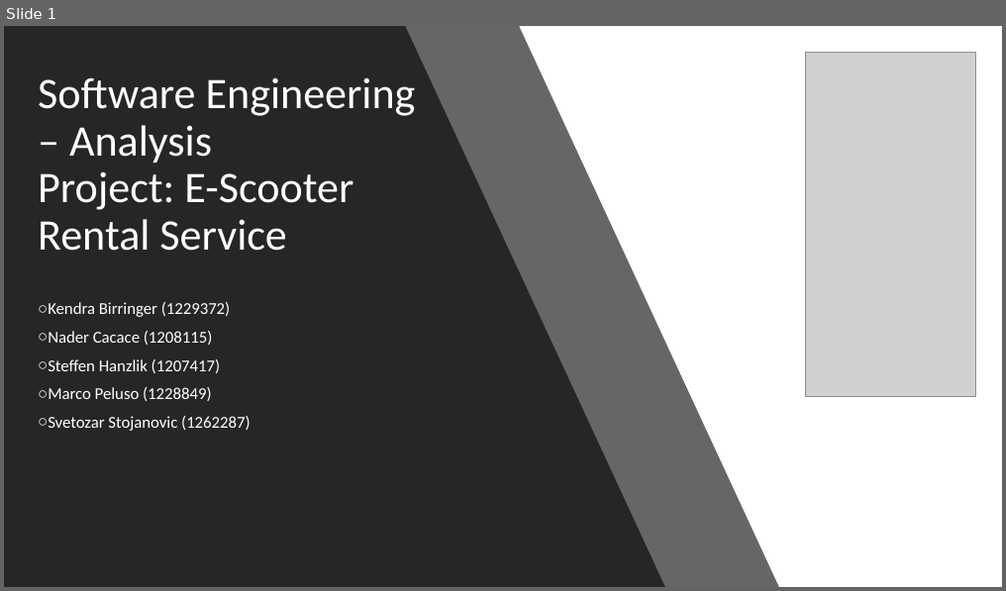
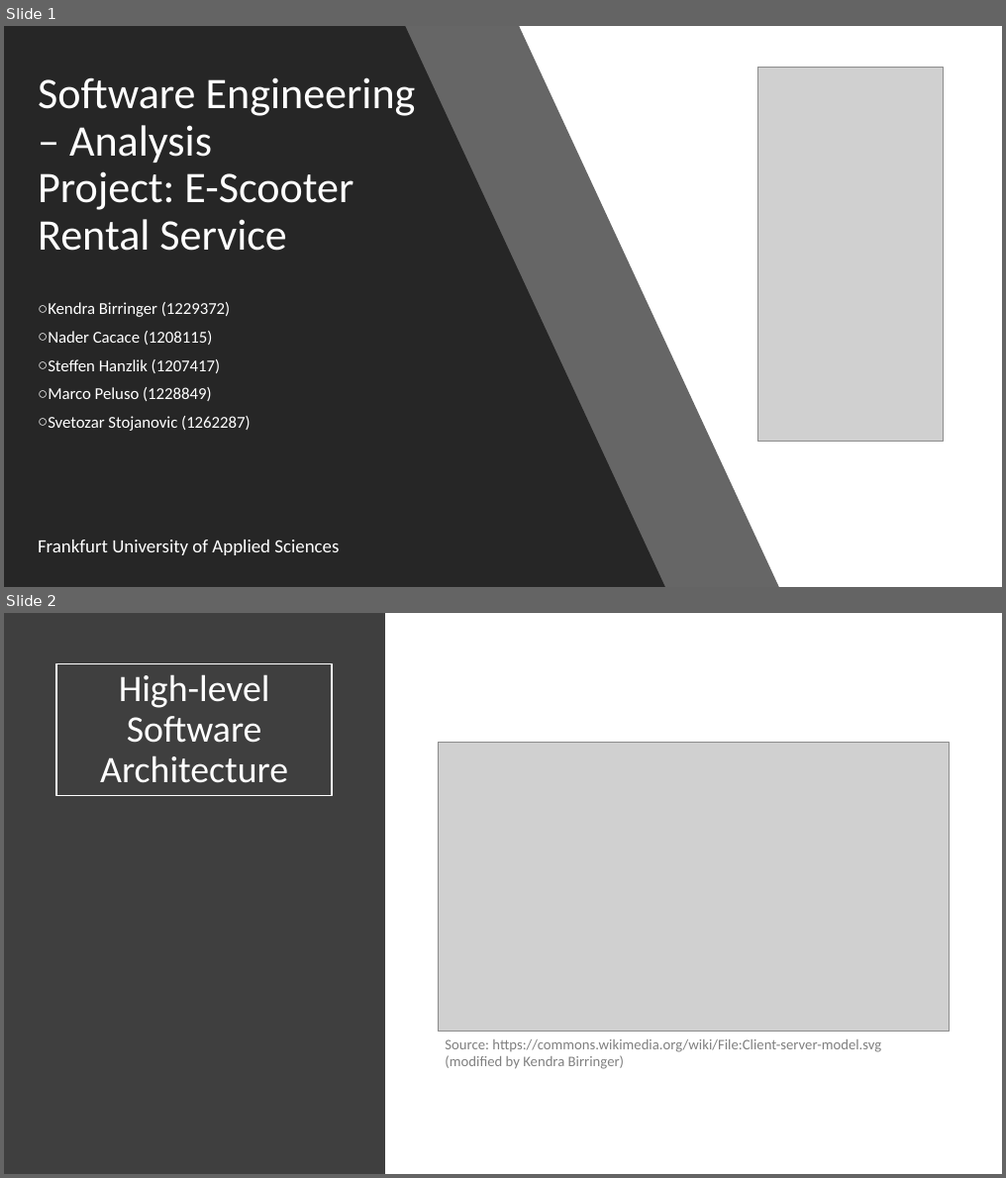
Before and after one commit to toza-mimoza/Probeklausur-Thoma, a slide deck: project/04-presentation/presentation.pptx. Shown one above the other, each under a label of ours: slide 1 before the commit, slides 1 and 2 after it. The pictures are 1006x591 and 1006x1178 pixels, drawn with LibreOffice and Linux fonts; fonts in the diff are those of the drawing; grey boxes stand for pictures. Boxes give left, top, right and bottom in pixels: in the first picture for what was removed or moved away, otherwise in the second. Text is boxed around its words. In the diff, an @@ line names an element or a change of style, - is before the commit and + after.

```diff
--- a/project/04-presentation/presentation.pptx
+++ b/project/04-presentation/presentation.pptx
@@ slide 2 added at (x1=4, y1=613, x2=1002, y2=1174), background #FFFFFF @@
@@ rectangle added at (x1=4, y1=613, x2=385, y2=1174), fill #3F3F3F @@
@@ title added at (x1=56, y1=663, x2=332, y2=796), outline #FFFFFF 1.5 pt, 36 pt, text #FFFFFF @@
+High-level Software Architecture
@@ picture added at (x1=438, y1=743, x2=949, y2=1032) @@
@@ text added at (x1=445, y1=1040, x2=881, y2=1069), 14 pt, text #808080 @@
+Source: https://commons.wikimedia.org/wiki/File:Client-server-model.svg
+(modified by Kendra Birringer)
@@ slide 1 changed as well @@
@@ picture resized from (x1=805, y1=52, x2=976, y2=396) to (x1=757, y1=68, x2=944, y2=442) @@
@@ text added at (x1=38, y1=540, x2=339, y2=556), 18 pt, text #FFFFFF @@
+Frankfurt University of Applied Sciences
```
Also in this commit, not shown: 1 other slide changed, 7 other slides added, 7 slides removed.
